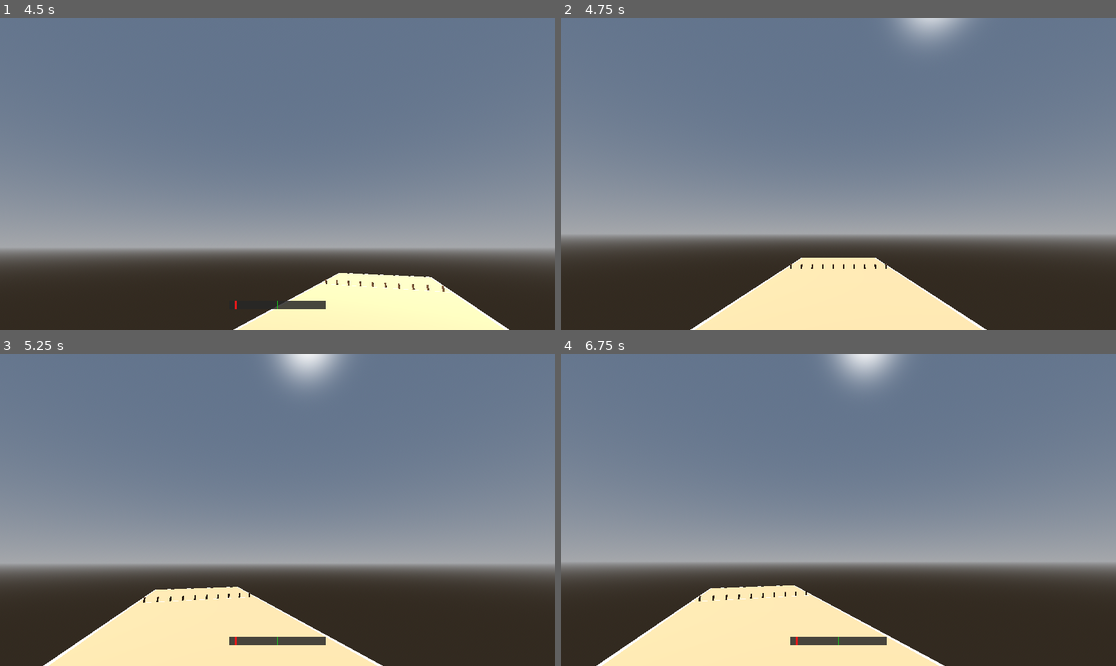
Above: before the commit, frames 1-4 (two rows, left to right).
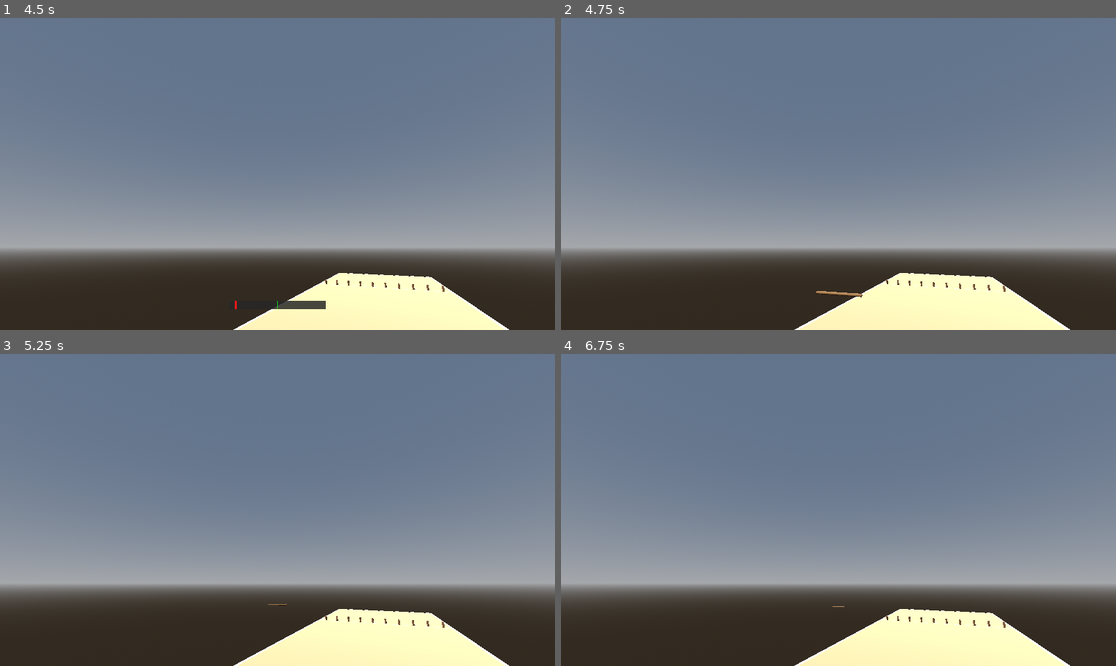
Above: after the commit, the same moments.

Repository: ration/kyykka
Game: Godot game, scene res://scenes/court.tscn
Same seed, same stepped clock (60 frames per second), same inputs: the game is played once before the commit and once after it.
Inputs (mouse positions are in pixels of both pictures, inside the frame that each line leads up to):
- Up to frame 1 (4.5 s): tap Enter at 0.5, 3.5 s; move the mouse to (305, 174) at 0.52 s; hold Shift 0.53-1.28 s; click (305, 174) at 0.67 s; move the mouse to (249, 174) at 1.27 s; tap Alt at 1.35, 3.6 s; click (249, 174) at 1.42 s; move the mouse to (288, 167) at 2.02 s; tap Ctrl at 2.1, 4.35 s; click (288, 167) at 2.17 s; tap Space at 2.75 s; move the mouse to (271, 180) at 2.77 s; tap Shift at 2.85 s; click (271, 180) at 2.92 s; move the mouse to (316, 177) at 3.52 s; click (316, 177) at 3.67 s; move the mouse to (233, 170) at 4.27 s; click (233, 170) at 4.42 s
- Up to frame 2 (4.75 s): no input
- Up to frame 3 (5.25 s): tap Space at 5 s; move the mouse to (283, 510) at 5.02 s; hold Shift from 5.03 s (still down); click (283, 510) at 5.17 s
- Up to frame 4 (6.75 s): tap Enter at 5.75 s; move the mouse to (816, 503) at 5.77 s; release Shift at 5.78 s; tap Alt at 5.85 s; click (816, 503) at 5.92 s; tap Space at 6.5 s; move the mouse to (866, 510) at 6.52 s; tap Ctrl at 6.6 s; click (866, 510) at 6.67 s

Frame 1 is identical in both runs. In frame 2, 17% of the frame differs, in the area x 0-100%, y 0-100%; in frame 3, 24%; in frame 4, 24%.

Commit message:
Fix karttu never actually launching after the first throw of a session
Real bug behind "collisions are almost worse now" / "it's still not
throwing anything": only the very first throw of a session actually
flew. Every throw after that resolved instantly with the karttu never
moving, reported by the user as "it immediately changes to other
player's turn."

Root cause, found by adding temporary debug prints to the real
ThrowController._throw()/_await_settle() path and having the user run
the actual game: _reset_karttu() freezes the karttu between turns,
which leaves it marked sleeping = true. Unfreezing and assigning
linear_velocity does not reliably clear that flag, and a sleeping
RigidBody3D is skipped by the physics step entirely -- so the velocity
assignment had no effect from the second throw onward. _await_settle()
then saw every watched body, including the un-moved karttu, already
asleep on its very first check and returned instantly.

Every headless test written earlier in this session missed this
because they only ever drove a single first throw from a fresh scene
load, which happens to start non-sleeping by luck of initial spawn
state -- the bug only appears from the second throw onward.

Fixed with one line: explicitly set karttu.sleeping = false alongside
freeze = false at the start of _throw(). Verified by driving four
throws in a row headlessly: all four now take the expected ~3.6s to
settle with real motion, not just the first.

Co-Authored-By: Claude Sonnet 5 <noreply@anthropic.com>

Diff:
--- a/scripts/throwing/throw_controller.gd
+++ b/scripts/throwing/throw_controller.gd
@@ -179,6 +179,7 @@
 	var rate := SpinCalculator.spin_rate(gauge_degrees, flight)
 
 	_karttu.freeze = false
+	_karttu.sleeping = false
 	_karttu.linear_velocity = launch_dir * throw_speed
 	# Spin about the vertical axis — a level, flat spin (like a twirled
 	# baton or a thrown frisbee), not a horizontal-axis tumble that would
Not shown, changed: CLAUDE.md
